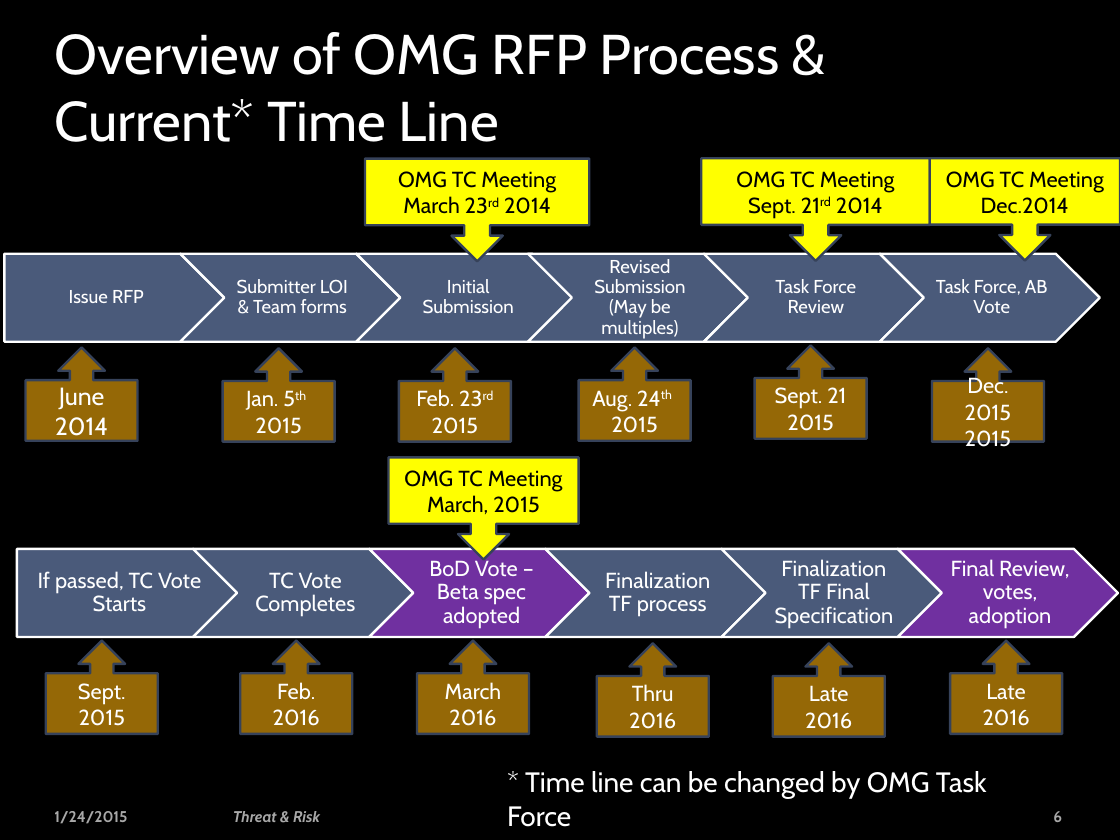
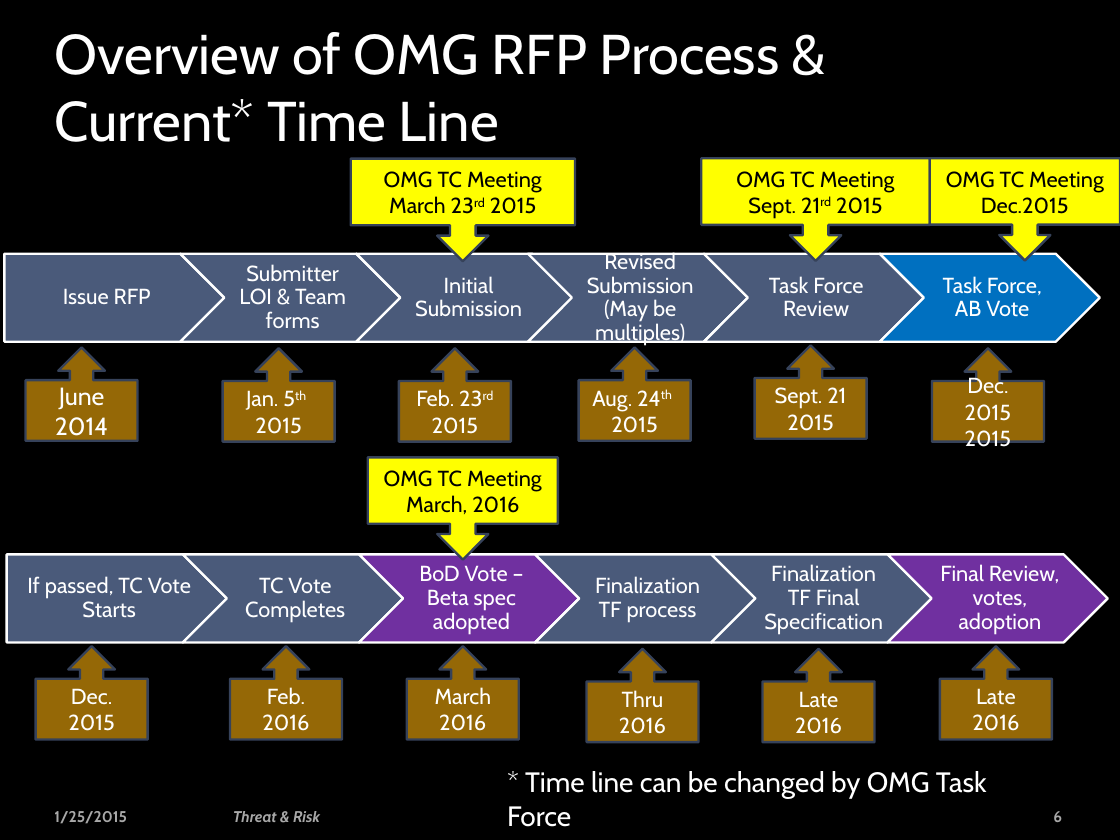
Before and after one commit to omg-threat-modeling/phase1, a slide deck: slide 6 of Team/Threat-risk - face-face.pptx. Drawn at 1120x840 pixels with LibreOffice and Linux fonts; fonts in the diff are those of the drawing; background and template pictures are left out. Boxes give left, top, right and bottom in pixels: in the first picture for what was removed or moved away, otherwise in the second. Text is boxed around its words. In the diff, an @@ line names an element or a change of style, - is before the commit and + after.

```diff
--- a/Team/Threat-risk - face-face.pptx
+++ b/Team/Threat-risk - face-face.pptx
@@ down arrow callout "OMG TC Meeting": place and size @@
-down arrow callout "OMG TC Meeting" at box(365, 159, 589, 262)
+down arrow callout "OMG TC Meeting" at box(351, 159, 575, 262)
@@ text in down arrow callout at box(389, 196, 537, 214): text changed @@
-March 23rd 2014
+March 23rd 2015
@@ text in down arrow callout at box(748, 197, 883, 218): text changed @@
-Sept. 21rd 2014
+Sept. 21rd 2015
@@ text in down arrow callout at box(981, 197, 1069, 214): text changed @@
-Dec.2014
+Dec.2015
@@ chevron at box(880, 254, 1100, 343): fill #4A5A7A to #0070C0 @@
@@ size 12 to 14 pt in 6 elements at box(63, 288, 151, 304), box(239, 264, 346, 328), box(415, 276, 522, 317), box(587, 250, 694, 345), box(769, 276, 863, 316), box(943, 276, 1042, 317) @@
@@ down arrow callout "OMG TC Meeting": place and size @@
-down arrow callout "OMG TC Meeting" at box(389, 457, 579, 559)
+down arrow callout "OMG TC Meeting" at box(367, 457, 558, 559)
@@ text in down arrow callout at box(406, 495, 519, 514): text changed @@
-March, 2015
+March, 2016
@@ 6 up arrow callouts, 6 texts, 5 chevrons, 1 pentagon arrow: place and size @@
-6 up arrow callouts, 6 texts, 5 chevrons, 1 pentagon arrow at box(17, 549, 1119, 736)
+6 up arrow callouts, 6 texts, 5 chevrons, 1 pentagon arrow at box(7, 554, 1108, 741)
@@ text in up arrow callout at box(71, 688, 112, 705): text changed @@
-Sept.
+Dec.
@@ text at box(54, 811, 127, 824): text changed @@
-1/24/2015
+1/25/2015
```
Also in this commit, not shown: 36 other slides changed, 16 slides added, 1 slide removed, 5 other files.
